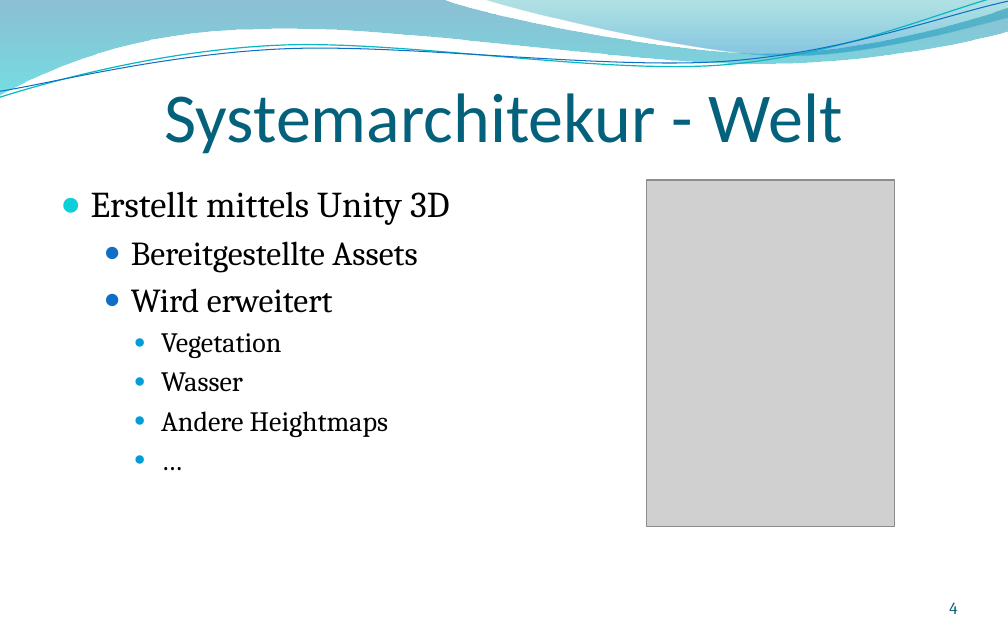
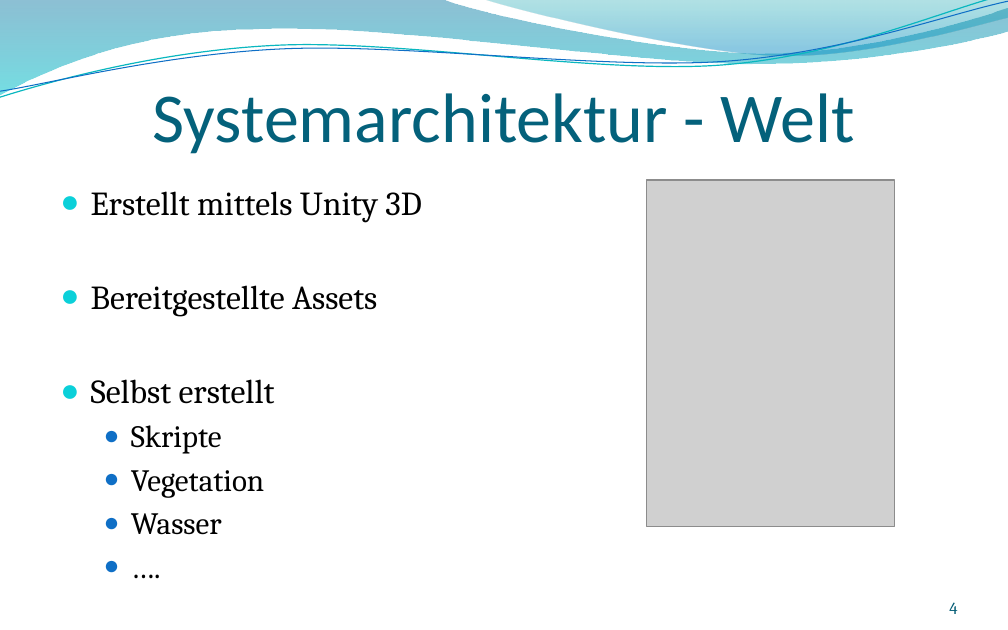
Before and after one commit to andreasdietze/Rift-Wingsuit, a slide deck: slide 4 of Präsentationen/Finale Präsentation/Finale-Präsentation-Rift-Wingsuit.pptx. Drawn at 1008x630 pixels with LibreOffice and Linux fonts; fonts in the diff are those of the drawing; grey boxes stand for pictures; background and template pictures are left out. Boxes give left, top, right and bottom in pixels: in the first picture for what was removed or moved away, otherwise in the second. Text is boxed around its words. In the diff, an @@ line names an element or a change of style, - is before the commit and + after.

```diff
--- a/Präsentationen/Finale Präsentation/Finale-Präsentation-Rift-Wingsuit.pptx
+++ b/Präsentationen/Finale Präsentation/Finale-Präsentation-Rift-Wingsuit.pptx
@@ title at (152, 93, 855, 154): text changed @@
-Systemarchitekur - Welt
+Systemarchitektur - Welt
@@ text at (91, 191, 422, 535): size 26 to 24.1 pt in "Erstellt mittels Unity 3D"; size 24 to 24.1 pt in "Bereitgestellte Assets"; size 20 to 22.2 pt in "Vegetation", "Wasser"; list level 2 to 1 in "Bereitgestellte Assets"; bullet colour #0F6FC6 to #0BD0D9; list level 3 to 2 in "Vegetation"; bullet colour #009DD9 to #0F6FC6; list level 3 to 2 in "Wasser" @@
@@ text at (91, 379, 275, 454): text changed; size 24 to 24.1 pt @@
-  ● Wird erweitert
+● Selbst erstellt
+  ● Skripte
@@ text at (161, 411, 389, 437): text changed; size 20 to 22.2 pt @@
-    ● Andere Heightmaps
-    ● …
+  ● ….
```
Also in this commit, not shown: 10 other slides changed, 2 slides added.
